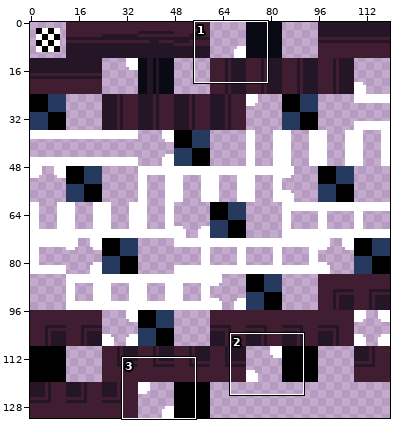
A sprite sheet gets an edit: tilesets/ts_library_foreground_2/output_tileset.png. The first picture is a wide view before the edit; the outline marks the close-up.
Close-up. Before the edit:
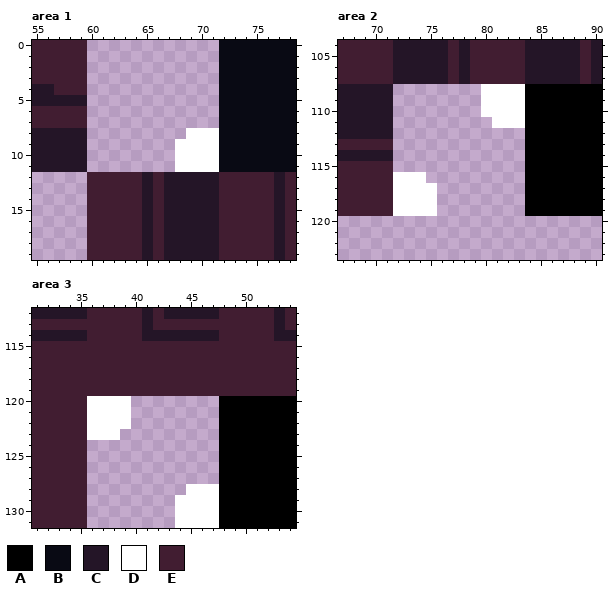
The file is 120x132 pixels. Shown: area 1: x 55..78, y 0..19; area 2: x 67..90, y 104..123; area 3: x 31..54, y 112..131. The commit also changed other parts of the picture, which this record leaves out.
Palette (. is transparent): A #000000  B #090a14  C #241527  D #ffffff  E #411d31
Pixels before, area 1, first column x 55:
 0 EEEEE............BBBBBBB
 1 EEEEE............BBBBBBB
 2 EEEEE............BBBBBBB
 3 EEEEE............BBBBBBB
 4 CCEEE............BBBBBBB
 5 CCCCC............BBBBBBB
 6 EEEEE............BBBBBBB
 7 EEEEE............BBBBBBB
 8 CCCCC.........DDDBBBBBBB
 9 CCCCC........DDDDBBBBBBB
10 CCCCC........DDDDBBBBBBB
11 CCCCC........DDDDBBBBBBB
12 .....EEEEECECCCCCEEEEECE
13 .....EEEEECECCCCCEEEEECE
14 .....EEEEECECCCCCEEEEECE
15 .....EEEEECECCCCCEEEEECE
16 .....EEEEECECCCCCEEEEECE
17 .....EEEEECECCCCCEEEEECE
18 .....EEEEECECCCCCEEEEECE
19 .....EEEEECECCCCCEEEEECE
Pixels before, area 2, first column x 67:
104 EEEEECCCCCECEEEEECCCCCEC
105 EEEEECCCCCECEEEEECCCCCEC
106 EEEEECCCCCECEEEEECCCCCEC
107 EEEEECCCCCECEEEEECCCCCEC
108 CCCCC........DDDDAAAAAAA
109 CCCCC........DDDDAAAAAAA
110 CCCCC........DDDDAAAAAAA
111 CCCCC.........DDDAAAAAAA
112 CCCCC............AAAAAAA
113 EEEEE............AAAAAAA
114 CCCCC............AAAAAAA
115 EEEEE............AAAAAAA
116 EEEEEDDD.........AAAAAAA
117 EEEEEDDDD........AAAAAAA
118 EEEEEDDDD........AAAAAAA
119 EEEEEDDDD........AAAAAAA
Pixels before, area 3, first column x 31:
112 CCCCCEEEEECECCCCCEEEEECE
113 EEEEEEEEEECEEEEEEEEEEECE
114 CCCCCEEEEECCCCCCCEEEEECC
115 EEEEEEEEEEEEEEEEEEEEEEEE
116 EEEEEEEEEEEEEEEEEEEEEEEE
117 EEEEEEEEEEEEEEEEEEEEEEEE
118 EEEEEEEEEEEEEEEEEEEEEEEE
119 EEEEEEEEEEEEEEEEEEEEEEEE
120 EEEEEDDDD........AAAAAAA
121 EEEEEDDDD........AAAAAAA
122 EEEEEDDDD........AAAAAAA
123 EEEEEDDD.........AAAAAAA
124 EEEEE............AAAAAAA
125 EEEEE............AAAAAAA
126 EEEEE............AAAAAAA
127 EEEEE............AAAAAAA
128 EEEEE.........DDDAAAAAAA
129 EEEEE........DDDDAAAAAAA
130 EEEEE........DDDDAAAAAAA
131 EEEEE........DDDDAAAAAAA
Once edited:
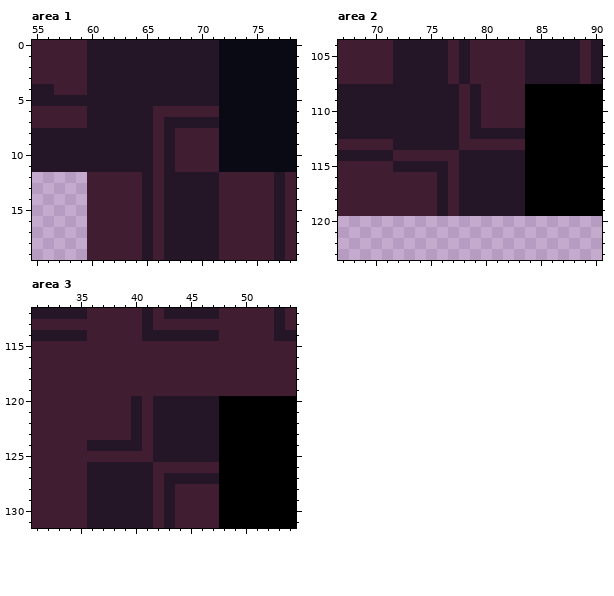
What changed:
Area 1:
y 0..5: x 60..71 ............ -> CCCCCCCCCCCC
y 6: x 60..71 ............ -> CCCCCCEEEEEE
y 7: x 60..71 ............ -> CCCCCCECCCCC
y 8: x 60..71 .........DDD -> CCCCCCECEEEE
y 9..11: x 60..71 ........DDDD -> CCCCCCECEEEE
Area 2:
y 108..110: x 72..83 ........DDDD -> CCCCCCECEEEE
y 111: x 72..83 .........DDD -> CCCCCCECEEEE
y 112: x 72..83 ............ -> CCCCCCECCCCC
y 113: x 72..83 ............ -> CCCCCCEEEEEE
y 114: x 72..83 ............ -> EEEEEECCCCCC
y 115: x 72..83 ............ -> CCCCCECCCCCC
y 116: x 72..83 DDD......... -> EEEECECCCCCC
y 117..119: x 72..83 DDDD........ -> EEEECECCCCCC
Area 3:
y 120..122: x 36..47 DDDD........ -> EEEECECCCCCC
y 123: x 36..47 DDD......... -> EEEECECCCCCC
y 124: x 36..47 ............ -> CCCCCECCCCCC
y 125: x 36..47 ............ -> EEEEEECCCCCC
y 126: x 36..47 ............ -> CCCCCCEEEEEE
y 127: x 36..47 ............ -> CCCCCCECCCCC
y 128: x 36..47 .........DDD -> CCCCCCECEEEE
y 129..131: x 36..47 ........DDDD -> CCCCCCECEEEE
Boxes around the changes in both close-ups, in picture pixels (x1, y1, x2, y2):
changed: (87, 40, 219, 172)
changed: (393, 84, 525, 216)
changed: (87, 396, 219, 528)
